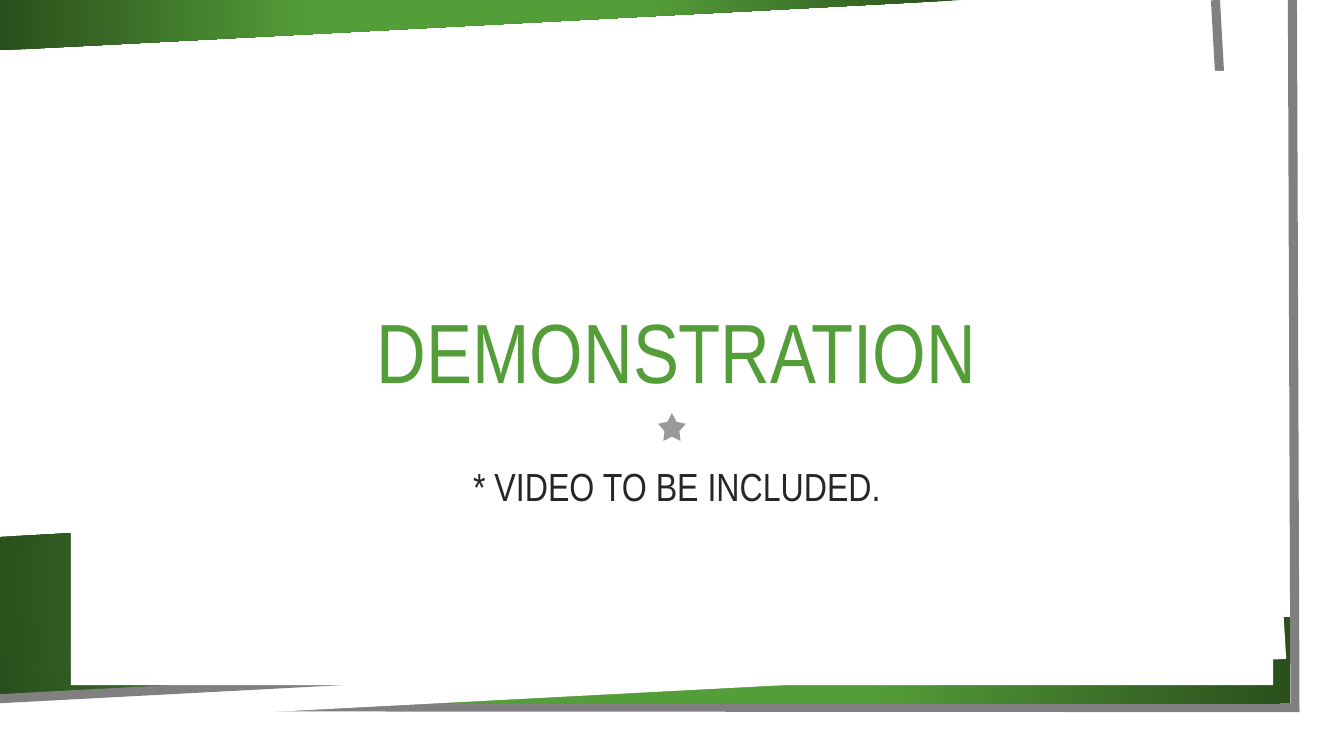
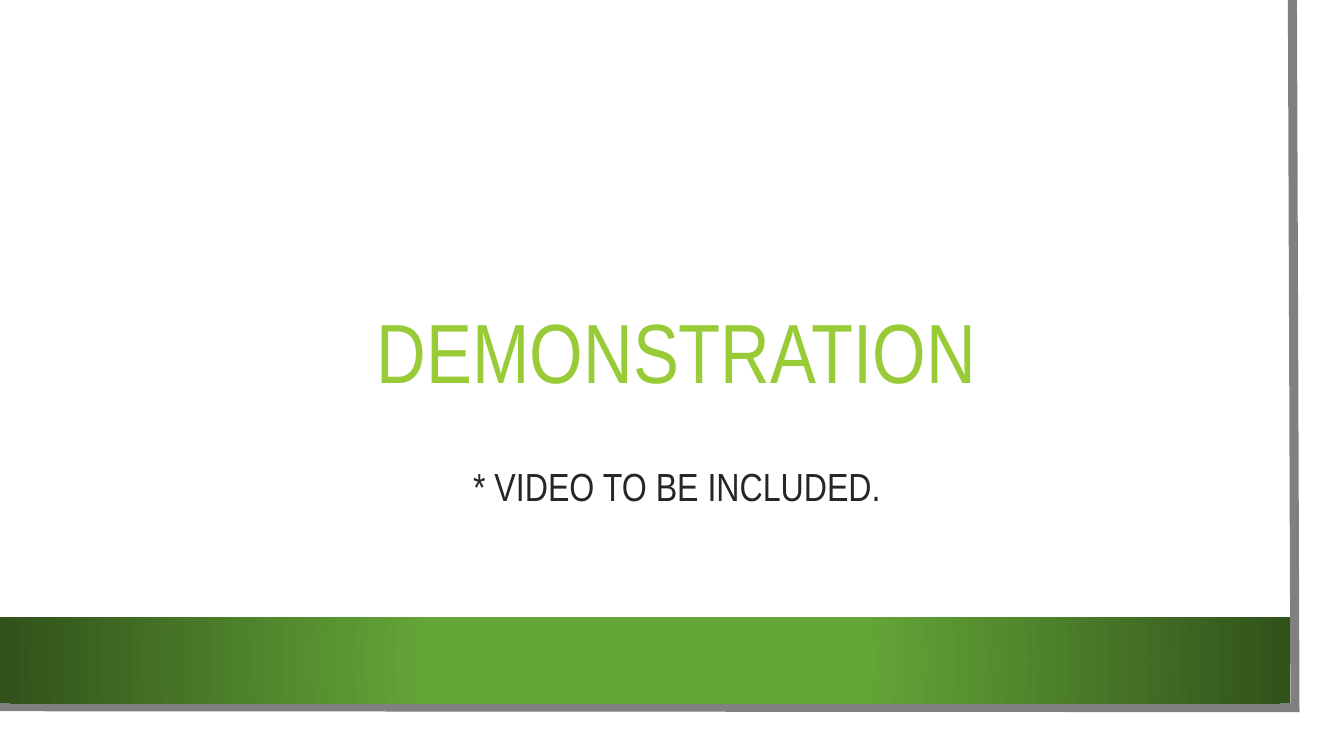
Before and after one commit to ChristopherGarcia1506/SiteSync, a slide deck: slide 5 of system/Presentation.pptx. Drawn at 1344x756 pixels with LibreOffice and Linux fonts; fonts in the diff are those of the drawing; background and template pictures are left out. Boxes give left, top, right and bottom in pixels: in the first picture for what was removed or moved away, otherwise in the second. Text is boxed around its words. In the diff, an @@ line names an element or a change of style, - is before the commit and + after.

```diff
--- a/system/Presentation.pptx
+++ b/system/Presentation.pptx
@@ freeform shape removed at <box>0,0,1287,726</box> @@
@@ freeform shape removed at <box>0,0,962,50</box> @@
@@ freeform shape removed at <box>0,0,1251,699</box> @@
@@ freeform shape removed at <box>71,71,1273,685</box> @@
@@ title "DEMONSTRATION" at <box>377,324,976,384</box>: text colour #549E39 to #99CB38 @@
@@ star removed at <box>658,413,687,442</box> @@
@@ freeform shape removed at <box>0,472,1249,696</box> @@
@@ star removed at <box>464,562,524,622</box> @@
@@ rectangle at <box>0,617,1291,703</box>: fill gradient #549E39 to #2A4F1C to gradient #63A537 to #31521C @@
```
Also in this commit, not shown: 3 other slides changed, 1 slide added, 1 slide removed.
